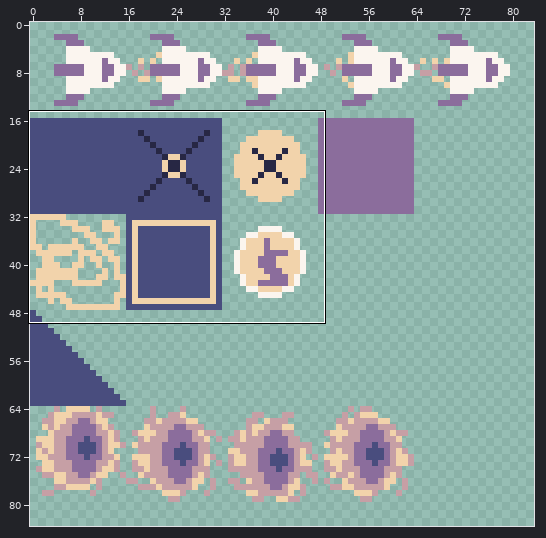
Two versions of one sprite sheet, src/art/atlas.png. The picture above shows the old version from afar; the outline marks the close-up.
Close-up. Before the commit:
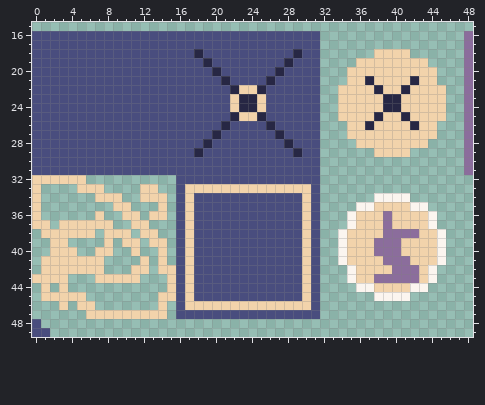
The file is 128x128 pixels. Shown: x 0..48, y 15..49. The wide view leaves out empty margins.
After:
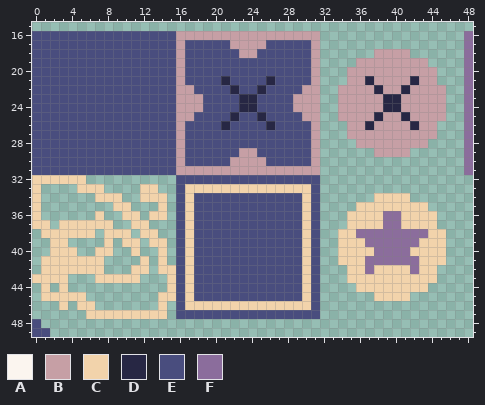
Palette (. is transparent): A #fbf5ef  B #c69fa5  C #f2d3ab  D #272744  E #494d7e  F #8b6d9c
Change:
@@ x 14..47 @@
 15 ..................................
-16 EEEEEEEEEEEEEEEEEE................
-17 EEEEEEEEEEEEEEEEEE................
-18 EEEEDEEEEEEEEEEDEE......CCCC......
-19 EEEEEDEEEEEEEEDEEE....CCCCCCCC....
-20 EEEEEEDEEEEEEDEEEE...CCCCCCCCCC...
-21 EEEEEEEDEEEEDEEEEE...CCDCCCCDCC...
-22 EEEEEEEEDCCDEEEEEE..CCCCDCCDCCCC..
-23 EEEEEEEECDDCEEEEEE..CCCCCDDCCCCC..
-24 EEEEEEEECDDCEEEEEE..CCCCCDDCCCCC..
-25 EEEEEEEEDCCDEEEEEE..CCCCDCCDCCCC..
-26 EEEEEEEDEEEEDEEEEE...CCDCCCCDCC...
-27 EEEEEEDEEEEEEDEEEE...CCCCCCCCCC...
-28 EEEEEDEEEEEEEEDEEE....CCCCCCCC....
-29 EEEEDEEEEEEEEEEDEE......CCCC......
-30 EEEEEEEEEEEEEEEEEE................
-31 EEEEEEEEEEEEEEEEEE................
+16 EEBBBBBBBBBBBBBBBB................
+17 EEBEEEEEBBBBEEEEEB................
+18 EEBEEEEEEBBEEEEEEB......BBBB......
+19 EEBEEEEEEEEEEEEEEB....BBBBBBBB....
+20 EEBEEEEEEEEEEEEEEB...BBBBBBBBBB...
+21 EEBEEEEDEEEEDEEEEB...BBDBBBBDBB...
+22 EEBBEEEEDEEDEEEEBB..BBBBDBBDBBBB..
+23 EEBBBEEEEDDEEEEBBB..BBBBBDDBBBBB..
+24 EEBBBEEEEDDEEEEBBB..BBBBBDDBBBBB..
+25 EEBBEEEEDEEDEEEEBB..BBBBDBBDBBBB..
+26 EEBEEEEDEEEEDEEEEB...BBDBBBBDBB...
+27 EEBEEEEEEEEEEEEEEB...BBBBBBBBBB...
+28 EEBEEEEEEEEEEEEEEB....BBBBBBBB....
+29 EEBEEEEEEBBEEEEEEB......BBBB......
+30 EEBEEEEEBBBBEEEEEB................
+31 EEBBBBBBBBBBBBBBBB................
 32 ..EEEEEEEEEEEEEEEE................
 33 ..ECCCCCCCCCCCCCCE................
-34 C.ECEEEEEEEEEEEECE......AAAA......
-35 C.ECEEEEEEEEEEEECE....AACCCCAA....
-36 C.ECEEEEEEEEEEEECE...ACCCFCCCCA...
-37 ..ECEEEEEEEEEEEECE...ACCCFCCCCA...
-38 ..ECEEEEEEEEEEEECE..ACCCCFFFFCCA..
-39 C.ECEEEEEEEEEEEECE..ACCCFFFCCCCA..
-40 C.ECEEEEEEEEEEEECE..ACCCFFFCCCCA..
-41 C.ECEEEEEEEEEEEECE..ACCCCFFFCCCA..
-42 CCECEEEEEEEEEEEECE...ACCCCFFFCA...
-43 .CECEEEEEEEEEEEECE...ACCFFFFFCA...
-44 .CECEEEEEEEEEEEECE....AACCCCAA....
-45 CCECEEEEEEEEEEEECE......AAAA......
+34 C.ECEEEEEEEEEEEECE......CCCC......
+35 C.ECEEEEEEEEEEEECE....CCCCCCCC....
+36 C.ECEEEEEEEEEEEECE...CCCCFFCCCC...
+37 ..ECEEEEEEEEEEEECE...CCCCFFCCCC...
+38 ..ECEEEEEEEEEEEECE..CCFFFFFFFFCC..
+39 C.ECEEEEEEEEEEEECE..CCCFFFFFFCCC..
+40 C.ECEEEEEEEEEEEECE..CCCCFFFFCCCC..
+41 C.ECEEEEEEEEEEEECE..CCCFFFFFFCCC..
+42 CCECEEEEEEEEEEEECE...CCFCCCCFCC...
+43 .CECEEEEEEEEEEEECE...CCCCCCCCCC...
+44 .CECEEEEEEEEEEEECE....CCCCCCCC....
+45 CCECEEEEEEEEEEEECE......CCCC......
 46 C.ECCCCCCCCCCCCCCE................
Where, in picture pixels (left, top, right, bottom), the same in both close-ups:
changed: (176, 31, 446, 175)
changed: (338, 193, 446, 301)
